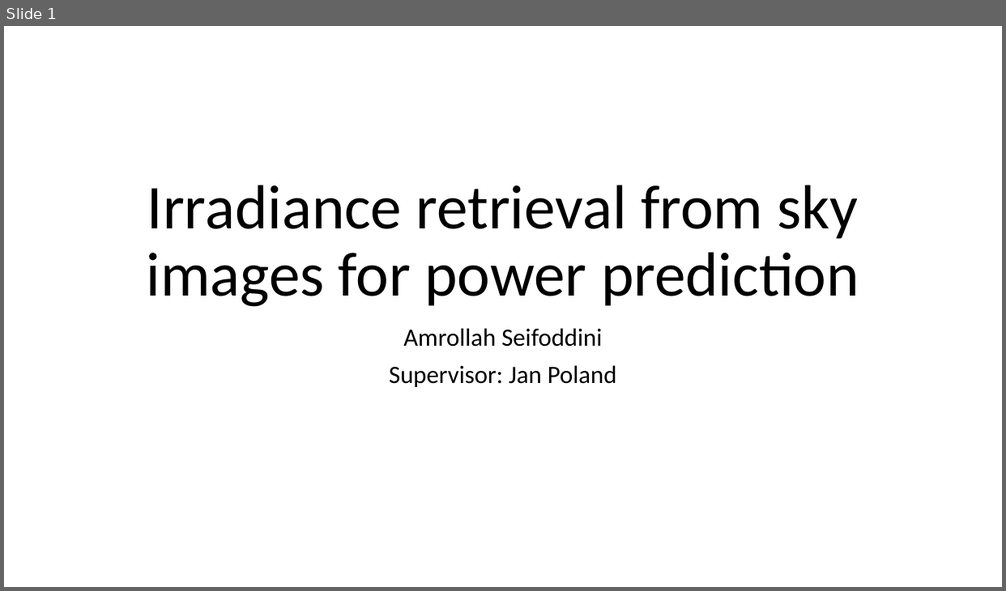
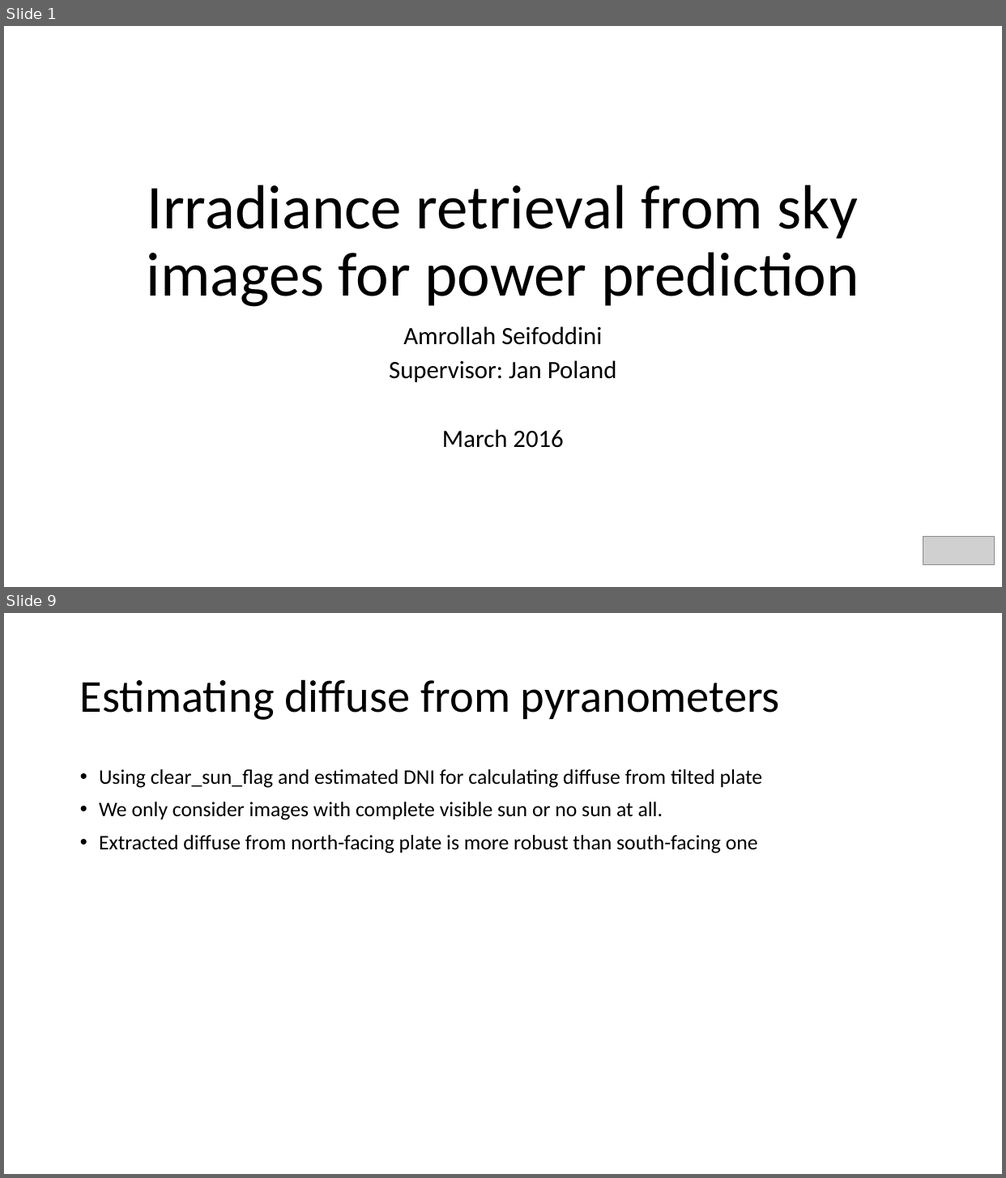
Before and after one commit to amrollah/ms_proj, a slide deck: docs/Amri_presentation.pptx. Shown one above the other, each under a label of ours: slide 1 before the commit, slides 1 and 9 after it; the slides between them are not shown. The pictures are 1006x591 and 1006x1178 pixels, drawn with LibreOffice and Linux fonts; fonts in the diff are those of the drawing; grey boxes stand for pictures. Boxes give left, top, right and bottom in pixels: in the first picture for what was removed or moved away, otherwise in the second. Text is boxed around its words. In the diff, an @@ line names an element or a change of style, - is before the commit and + after.

```diff
--- a/docs/Amri_presentation.pptx
+++ b/docs/Amri_presentation.pptx
@@ slide 9 added at <box>4,613,1002,1174</box>, background #FFFFFF @@
@@ title added at <box>80,679,780,720</box>, 44 pt, text #000000 @@
+Estimating diffuse from pyranometers
@@ text added at <box>99,769,763,854</box>, 20 pt, text #000000 @@
+    • Using clear_sun_flag and estimated DNI for calculating diffuse from tilted plate
+    • We only consider images with complete visible sun or no sun at all.
+    • Extracted diffuse from north-facing plate is more robust than south-facing one
@@ slide 1 changed as well @@
@@ subtitle at <box>389,327,617,382</box>: line spacing 0.9 to 0.8 @@
@@ subtitle at <box>442,429,563,448</box>: paragraph added @@
+March 2016
@@ picture added at <box>923,536,995,565</box> @@
```
Also in this commit, not shown: 11 other slides added, 6 other files.
